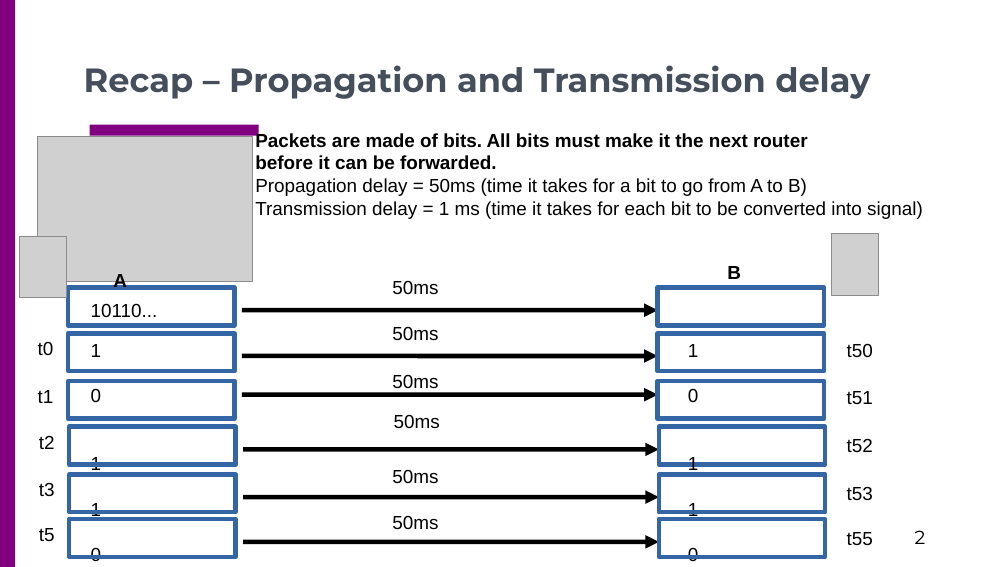
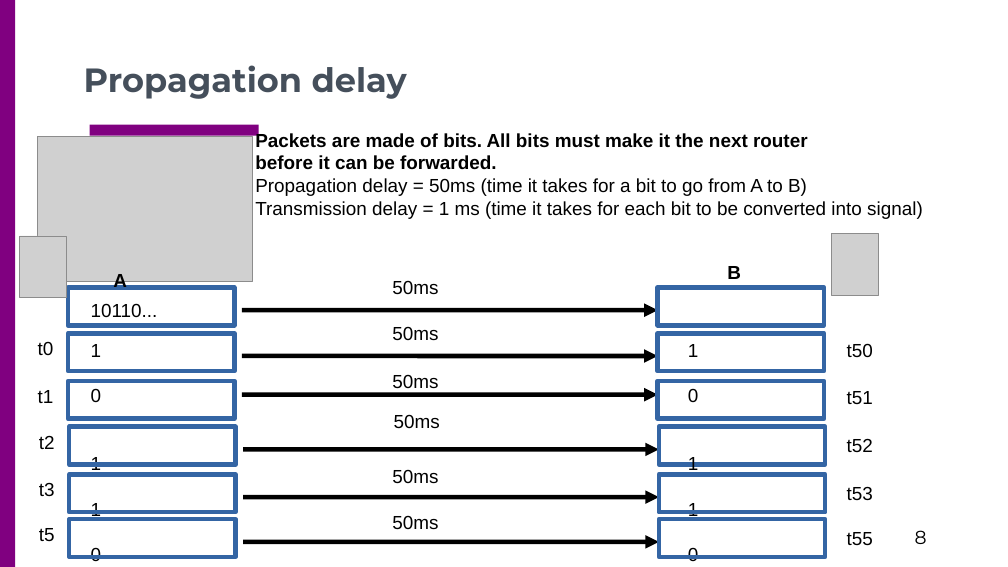
Before and after one commit to csc4200/csc4200.github.io, a slide deck: slide 8 of docs/lectures_source/class_slides-3.odp (slide 2 before the commit). Drawn at 1008x567 pixels with LibreOffice and Linux fonts; fonts in the diff are those of the drawing; grey boxes stand for pictures. Boxes give left, top, right and bottom in pixels: in the first picture for what was removed or moved away, otherwise in the second. Text is boxed around its words. In the diff, an @@ line names an element or a change of style, - is before the commit and + after.

```diff
--- a/docs/lectures_source/class_slides-3.odp
+++ b/docs/lectures_source/class_slides-3.odp
@@ text at (84,65,407,99): text changed @@
-Recap – Propagation and Transmission delay
+Propagation delay
@@ page number at (915,530,927,544): text changed @@
-2
+8
```
Also in this commit, not shown: 1 other slide changed, 13 slides added, 23 slides removed, 10 other files.
